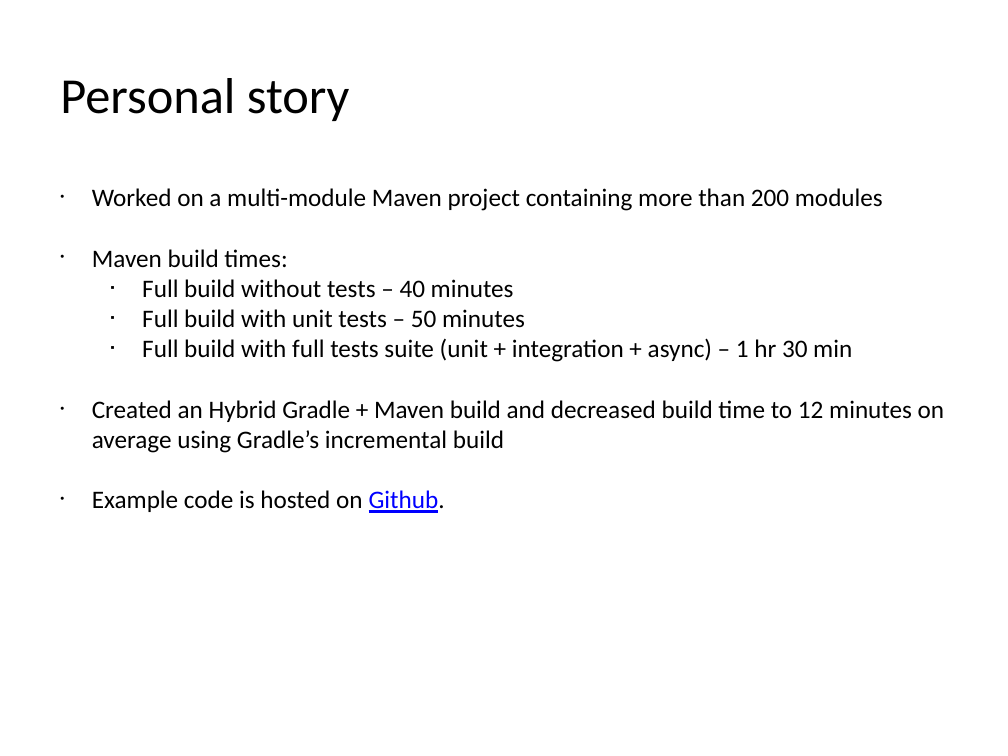
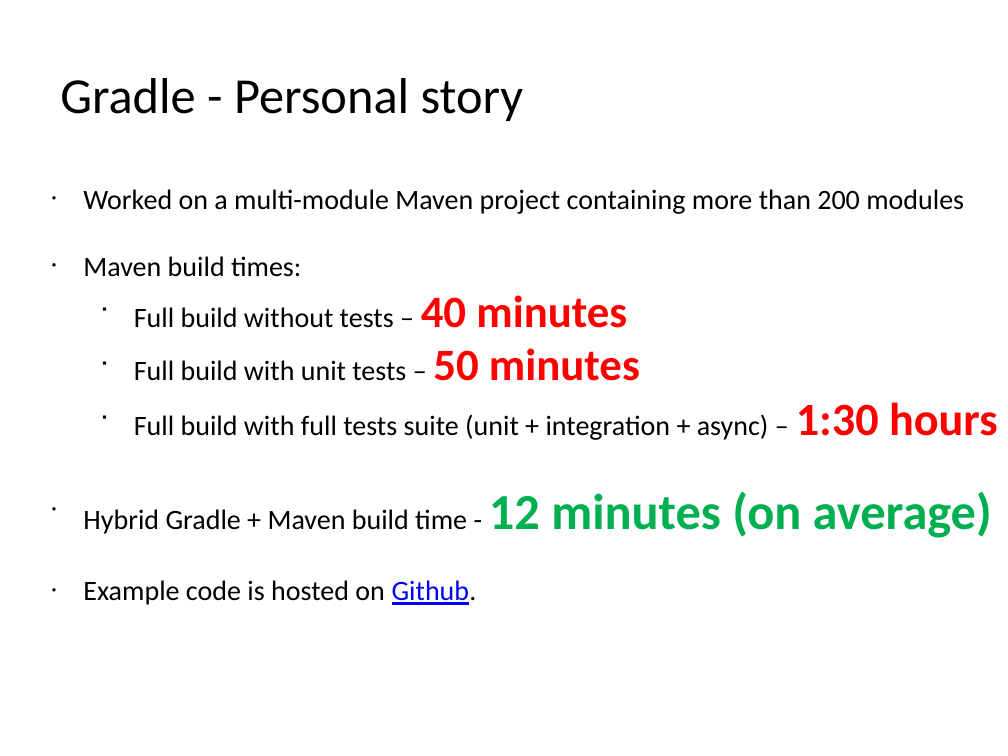
Before and after one commit to kob-aha/gradle-presentation, a slide deck: slide 21 of presentation/Introduction to Gradle.pptx. Drawn at 1008x756 pixels with LibreOffice and Linux fonts; fonts in the diff are those of the drawing. Boxes give left, top, right and bottom in pixels: in the first picture for what was removed or moved away, otherwise in the second. Text is boxed around its words. In the diff, an @@ line names an element or a change of style, - is before the commit and + after.

```diff
--- a/presentation/Introduction to Gradle.pptx
+++ b/presentation/Introduction to Gradle.pptx
@@ text at box(60, 78, 524, 121): text changed @@
-Personal story
+Gradle - Personal story
@@ text "Worked on a multi-module Maven ...": place and size @@
-text "Worked on a multi-module Maven ..." at box(92, 188, 945, 513)
+text "Worked on a multi-module Maven ..." at box(83, 189, 964, 605)
@@ text at box(83, 189, 964, 605): size 18 to 20 pt in "Worked on a multi-module Maven project containing ...", "Maven build times:", "Full build without tests –", "Full build with unit tests –" and 1 more places; size 18 to 32 pt, text colour #000000 to #FF0000, bold on in "40 minutes", "50 minutes" @@
@@ text at box(83, 414, 769, 534): text changed; size 18 to 20 pt @@
-  ▪ Full build with full tests suite (unit + integration + async) – 1 hr 30 min
-• Created an Hybrid Gradle + Maven build and decreased build time to 12 minutes on average using Gradle’s incremental build
+  ▪ Full build with full tests suite (unit + integration + async) – 1:30 hours
+• Hybrid Gradle + Maven build time - 12 minutes (on average)
```
Also in this commit, not shown: 16 other slides changed, 8 slides added, 14 other files.
